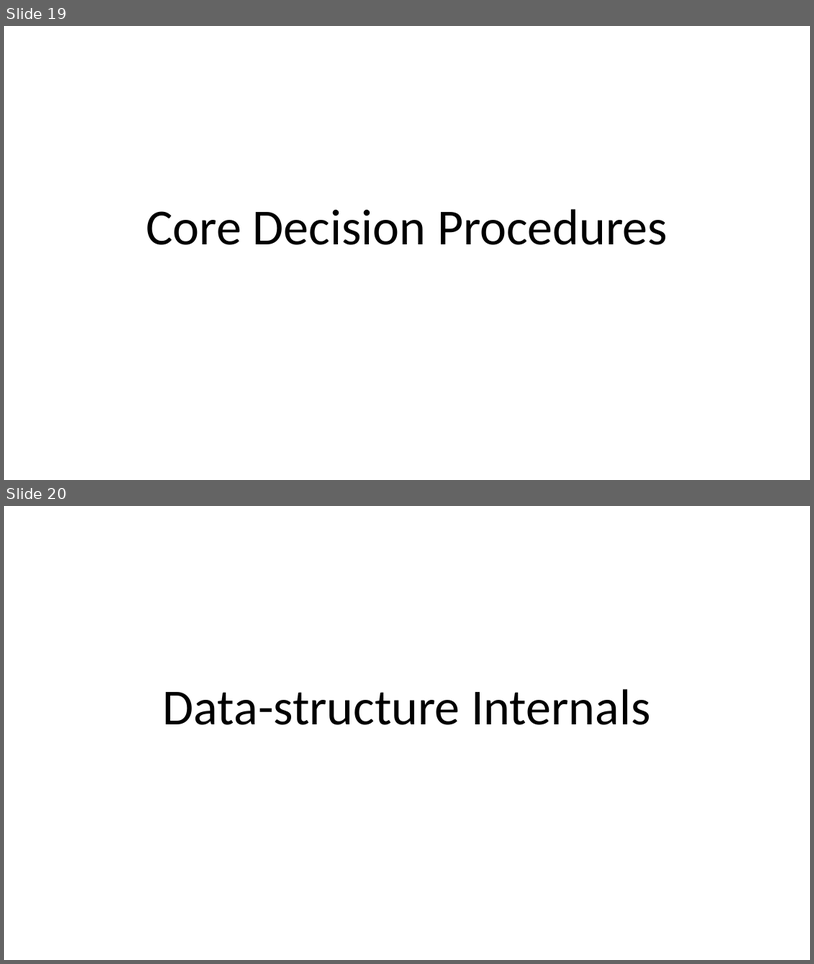
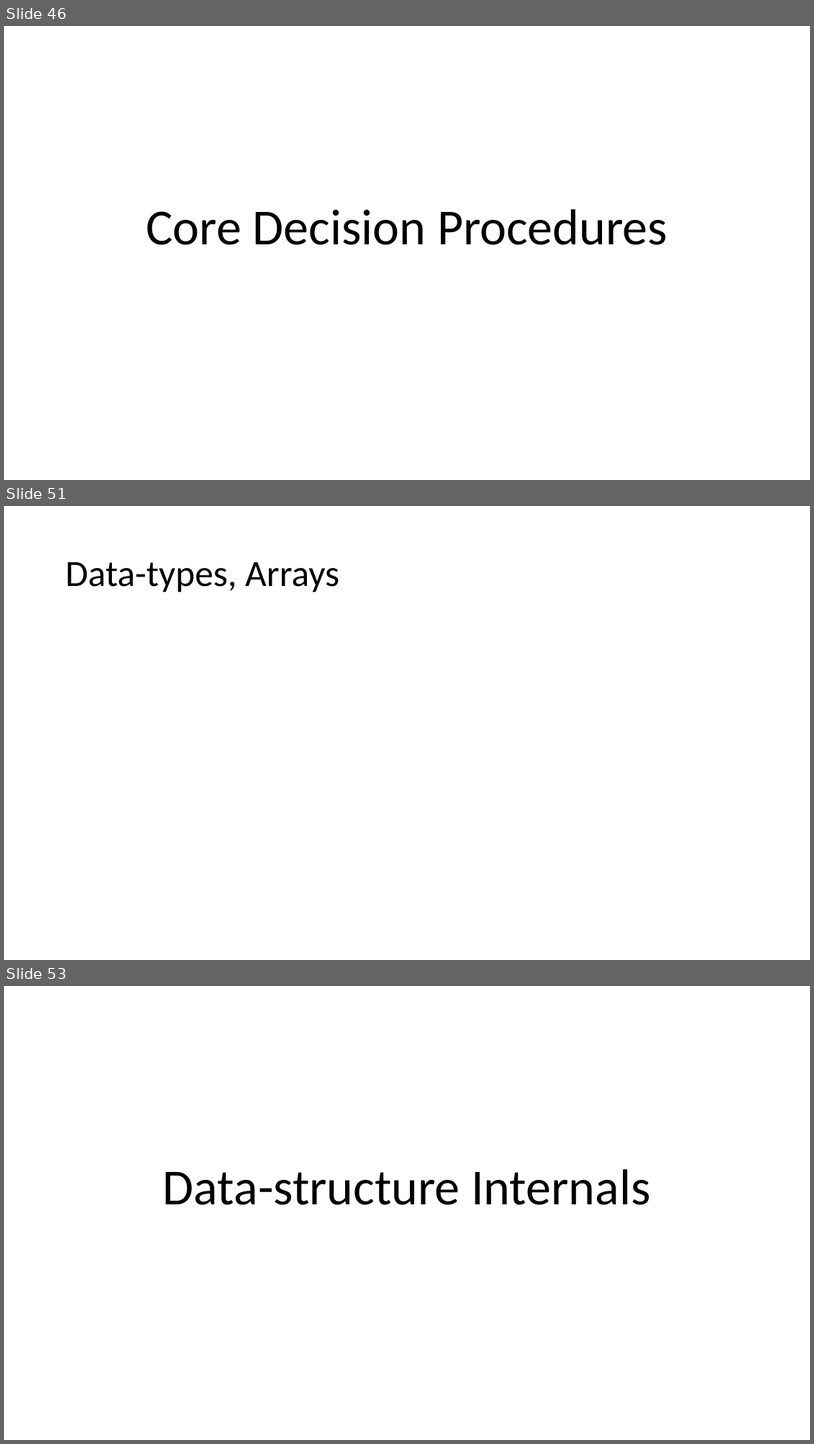
Before and after one commit to Z3Prover/doc, a slide deck: internals/tutorial/z3internals.pptx. Shown one above the other, each under a label of ours: slides 19 and 20 before the commit, slides 46, 51 and 53 after it; the slides between them are not shown. The pictures are 814x964 and 814x1444 pixels, drawn with LibreOffice and Linux fonts; fonts in the diff are those of the drawing. Boxes give left, top, right and bottom in pixels: in the first picture for what was removed or moved away, otherwise in the second. Text is boxed around its words. In the diff, an @@ line names an element or a change of style, - is before the commit and + after.

```diff
--- a/internals/tutorial/z3internals.pptx
+++ b/internals/tutorial/z3internals.pptx
@@ slide 51 added at [4, 506, 810, 960], background #FFFFFF @@
@@ title added at [65, 562, 340, 592], 44 pt, text #000000 @@
+Data-types, Arrays
@@ what was slide 19 is now slide 46 @@
@@ what was slide 20 is now slide 53 @@
```
Also in this commit, not shown: 1 slide changed, 60 other slides added.
